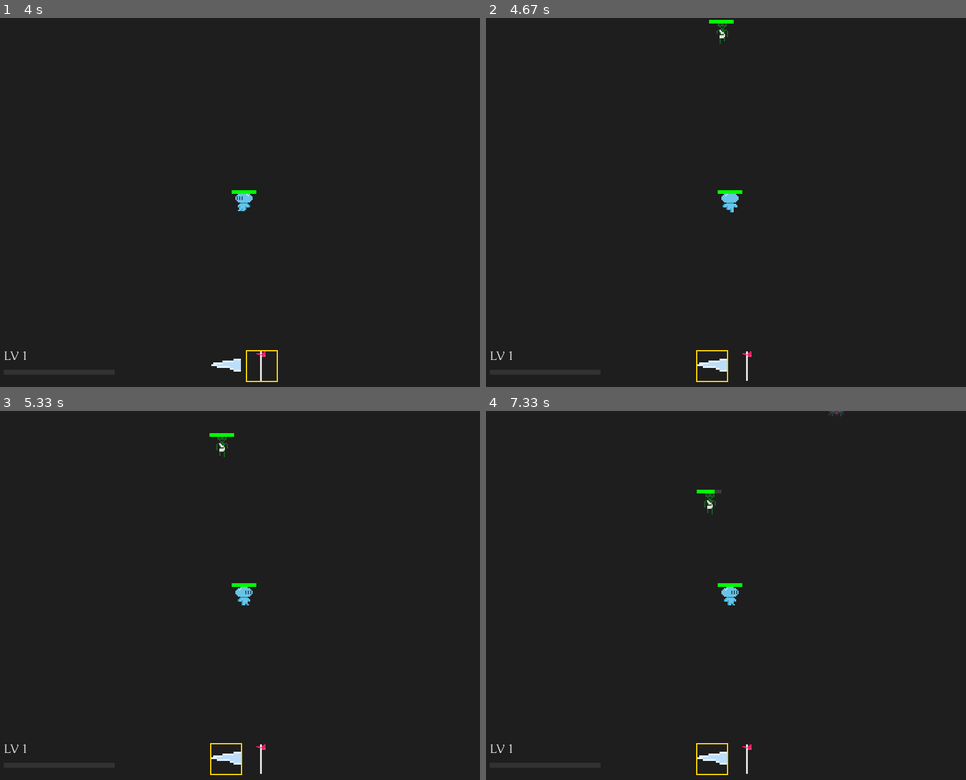
Above: before the commit, frames 1-4 (two rows, left to right).
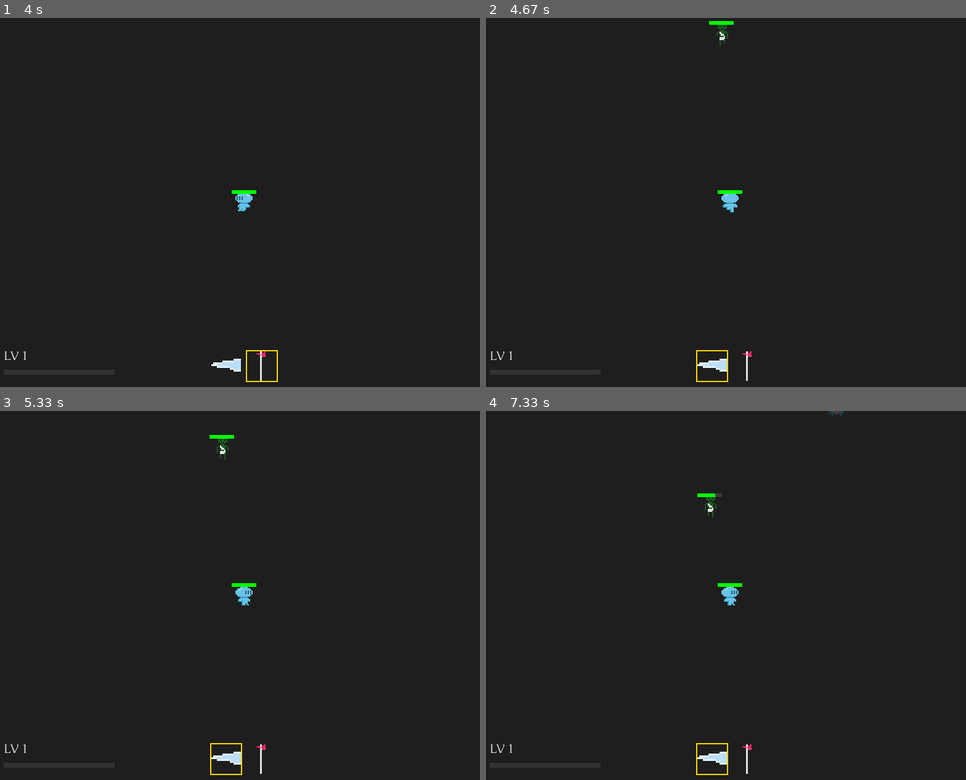
Above: after the commit, the same moments.

Repository: NullBrainReference/dv_pygame_vamplike
Game: pygame game, started from main.py
Two runs of this game, one before a commit and one after it. Both use one fixed random seed, a clock stepped at 60 frames per second and the inputs below.
Inputs:
- Up to frame 1 (4 s): tap 2 at 0.33, 2 s; tap 1 at 0.67 s; hold W 1.5-1.97 s; hold S 3.4-3.87 s; hold A from 3.9 s (still down)
- Up to frame 2 (4.67 s): release A at 4.3 s; hold W from 4.33 s (still down); tap 1 at 4.48 s
- Up to frame 3 (5.33 s): release W at 4.7 s; hold D from 4.73 s (still down)
- Up to frame 4 (7.33 s): release D at 5.37 s; hold S 5.4-5.77 s; hold A 5.8-6.27 s; tap 1 at 5.95, 7.28 s; hold D 6.3-6.77 s; hold W 6.8-7.1 s; hold D from 7.13 s (still down)

Frame 1 is identical in both runs. In frame 2, less than 0.1% of the frame differs, in the area x 46-52%, y 0-8%; in frame 3, 0.1%; in frame 4, 0.2%, in the area x 43-50%, y 21-29%.

Commit message:
some enemy progression

Diff:
--- a/GameManagement/GameManager.py
+++ b/GameManagement/GameManager.py
@@ -118,10 +118,16 @@
             self.spawn_timer -= self.spawn_rate
             pos = self._random_spawn_pos(400, self.field.player.pos)
 
-            if random.random() < 0.5:
-                weapon, etype, speed, scale = Bow(range=300, rate=1.2, damage=6), "Spider", 25, 1.6
+            progression = min(self.field.player.level / 10, 1.0)
+
+            if random.random() < 0.25 + 0.35 * progression:
+                weapon, etype, speed, scale = Bow(
+                    range=300, rate=1.2 - 0.2 * progression, damage=6), "Spider", 25, 1.6
             else:
-                weapon, etype, speed, scale = Sword(range=20, rate=1.5, damage=12), "Zombie", 48, 2.4
+                weapon, etype, speed, scale = Sword(
+                    range=20,
+                    rate=1.5,
+                    damage=12 + 4 * progression), "Zombie", 48 + 10 * progression, 2.4
 
             self.field.enemies.append(
                 Enemy(pos, weapon, etype, speed, scale)
